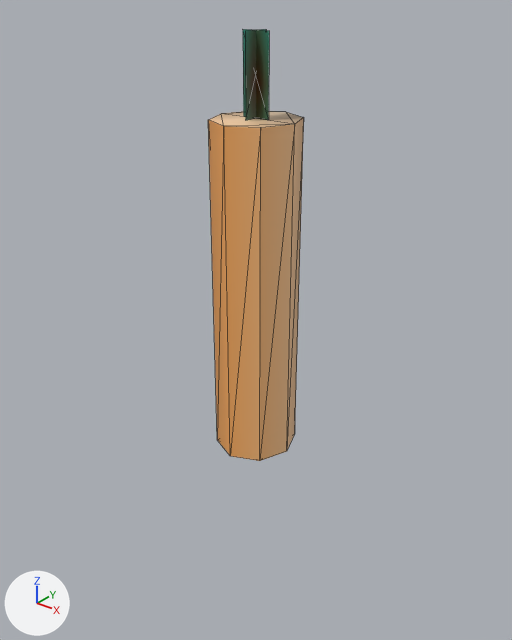
One commit to the OBJ model Redist/Models/3dmodels/Candle_336x1.obj: the scene before it, then after it.
One viewpoint serves both versions: a camera (50 mm lens) standing at (0.401, -0.501, 0.474) and looking at (-0.011, 0.013, 0.155). Every picture has the same lights, and +X, +Y and +Z are marked at lower left. Mesh edges are drawn as thin lines. Where no turn or scale is listed for an object, it has been applied to the vertices.

Objects in the first picture: 'Candle_336x1'.
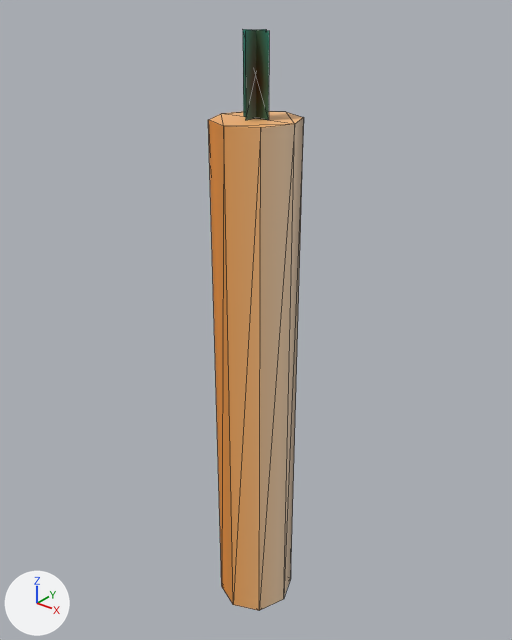
The newer file is also rescaled (x1.701), turned or shifted as a whole; pictures and numbers use the older file's frame.

The change, as a diff of the scene's bpy script:
```diff
--- a/Redist/Models/3dmodels/Candle_336x1.obj.py
+++ b/Redist/Models/3dmodels/Candle_336x1.obj.py
@@ me_candle_336x1 @@
 # used by ob_candle_336x1; location = (0.0, 0.0, 0.0)
 # before: 0 (0.0, 0.044, 0.021), 2 (0.029, 0.031, 0.021) at pixel (294, 433), 4 (0.041, 0.0, 0.021) at pixel (286, 451), 6 (0.029, -0.031, 0.021) at pixel (259, 460), 8 (0.0, -0.044, 0.021) at pixel (230, 456)
 # before: 10 (-0.029, -0.031, 0.021) at pixel (217, 440), 12 (-0.041, 0.0, 0.021), 14 (-0.029, 0.031, 0.021)
-me_candle_336x1.from_pydata(...)  # 24 vertices, 32 faces; spans x -0.041..0.041, y -0.044..0.044, z 0.021..0.433
+me_candle_336x1.from_pydata(...)  # 24 vertices, 32 faces; spans x -0.041..0.041, y -0.044..0.044, z -0.193..0.433
+# me_candle_336x1 part 1
+for i in [0, 2, 4, 6, 8, 10, 12, 14]: me_candle_336x1.vertices[i].co += Vector((0.0, 0.0, -0.215))
+# me_candle_336x1 part 2: texture (UV) coordinates of 16 of 32 faces, centred in x -0.037..0.037, y -0.039..0.025, z 0.134..0.36, changed; they spanned u 0.02..0.03, v 0.93..0.94 and now span u 0.02..0.03, v 0.92..0.94
 me_candle_336x1.materials.append(mat_336light)
```

Location of each change, [x1, y1, x2, y2] in pixels of the pictures (512 x 640 px; the box of a moved part takes in the faces that stretch with it):
'Candle_336x1', reshaped, surface changed (brown to beige, 34% taller)
    before: [208, 29, 304, 461]
    after: [208, 29, 304, 610]
part 1 of me_candle_336x1, moved or reshaped
    before: [208, 118, 304, 461]
    after: [208, 118, 304, 610]
part 2 of me_candle_336x1, surface changed
    both: [209, 111, 304, 128]
